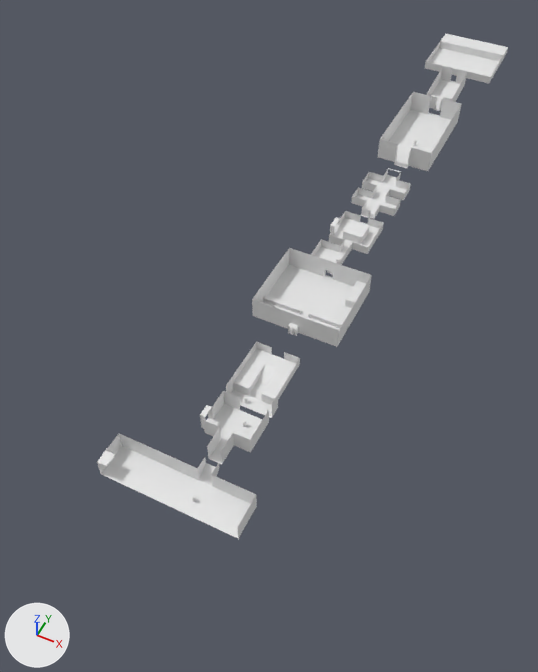
What one commit did to the Blender file docs/concept_art/demo_area.blend.
The view is the same before and after, from a 50 mm camera at (60.0, -95.0, 172.0) aimed at (-15.0, 56.0, -17.0). The axes (+X, +Y, +Z) are drawn at lower left. The lights are the same throughout. The first picture is the older version.

In view in the first picture: 'CatalystPuzzles', 'CaveEntry', 'CaveMid', 'LowerApproach', 'LowerBeach', 'LowerPath', 'PlayerScale.001', 'StasisPuzzles', 'UpperApproach', 'UpperPath'.
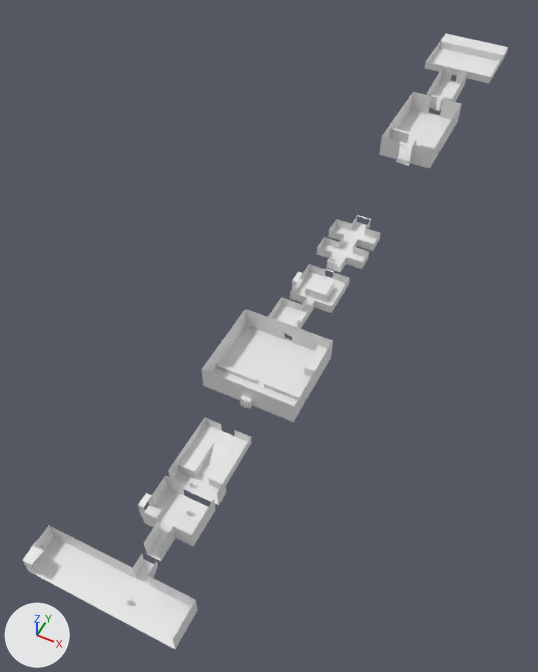
The change, as a diff of the scene's bpy script:
```diff
--- a/docs/concept_art/demo_area.blend.py
+++ b/docs/concept_art/demo_area.blend.py
@@ ob_lowerbeach @@
 ob_lowerbeach = bpy.data.objects.new('LowerBeach', me_plane)
-ob_lowerbeach.location = (0.0, -16.6, 0.0)
+ob_lowerbeach.location = (0.0, -46.7, 0.0)
 ob_lowerbeach.scale = (15.0, 5.0, 1.0)
@@ ob_lowerpath @@
 ob_lowerpath = bpy.data.objects.new('LowerPath', me_plane_001)
-ob_lowerpath.location = (-1.6, 0.7, 4.3)
+ob_lowerpath.location = (-1.6, -29.3, 4.3)
@@ ob_upperpath @@
 ob_upperpath = bpy.data.objects.new('UpperPath', me_plane_002)
-ob_upperpath.location = (1.1, 20.9, 6.6)
+ob_upperpath.location = (1.1, -9.1, 6.6)
@@ ob_stasispuzzles @@
 ob_stasispuzzles = bpy.data.objects.new('StasisPuzzles', me_plane_003)
-ob_stasispuzzles.location = (0.0, 63.4, 7.7)
+ob_stasispuzzles.location = (0.0, 33.4, 7.7)
 ob_stasispuzzles.scale = (7.0, 7.0, 1.0)
@@ ob_caveentry @@
 ob_caveentry = bpy.data.objects.new('CaveEntry', me_plane_007)
-ob_caveentry.location = (-0.9, 88.4, 8.0)
+ob_caveentry.location = (-0.9, 58.3, 8.0)
 ob_caveentry.scale = (7.0, 7.0, 7.0)
@@ ob_cavemid @@
 ob_cavemid = bpy.data.objects.new('CaveMid', me_plane_009)
-ob_cavemid.location = (0.0, 117.8, 7.9)
+ob_cavemid.location = (0.0, 87.8, 7.9)
@@ ob_playerscale_001 @@
 ob_playerscale_001 = bpy.data.objects.new('PlayerScale.001', me_cylinder_001)
-ob_playerscale_001.location = (-0.2, -17.3, 1.0)
+ob_playerscale_001.location = (-0.2, -47.3, 1.0)
 ob_playerscale_001.scale = (0.483, 0.483, 1.0)
```

Pixel boxes [x1, y1, x2, y2] of what changed, in the pictures (538 x 672 px):
'LowerBeach', moved
    before: [97, 433, 257, 538]
    after: [23, 526, 198, 649]
'StasisPuzzles', moved
    before: [252, 248, 372, 347]
    after: [202, 309, 333, 422]
'UpperPath', moved
    before: [226, 342, 300, 418]
    after: [168, 417, 251, 505]
'LowerPath', moved
    before: [200, 391, 269, 464]
    after: [138, 476, 215, 561]
'CaveEntry', moved
    before: [311, 211, 384, 274]
    after: [268, 264, 350, 337]
'CaveMid', moved
    before: [351, 168, 411, 219]
    after: [317, 215, 381, 272]
'PlayerScale.001', moved
    before: [192, 495, 196, 502]
    after: [126, 597, 131, 605]
